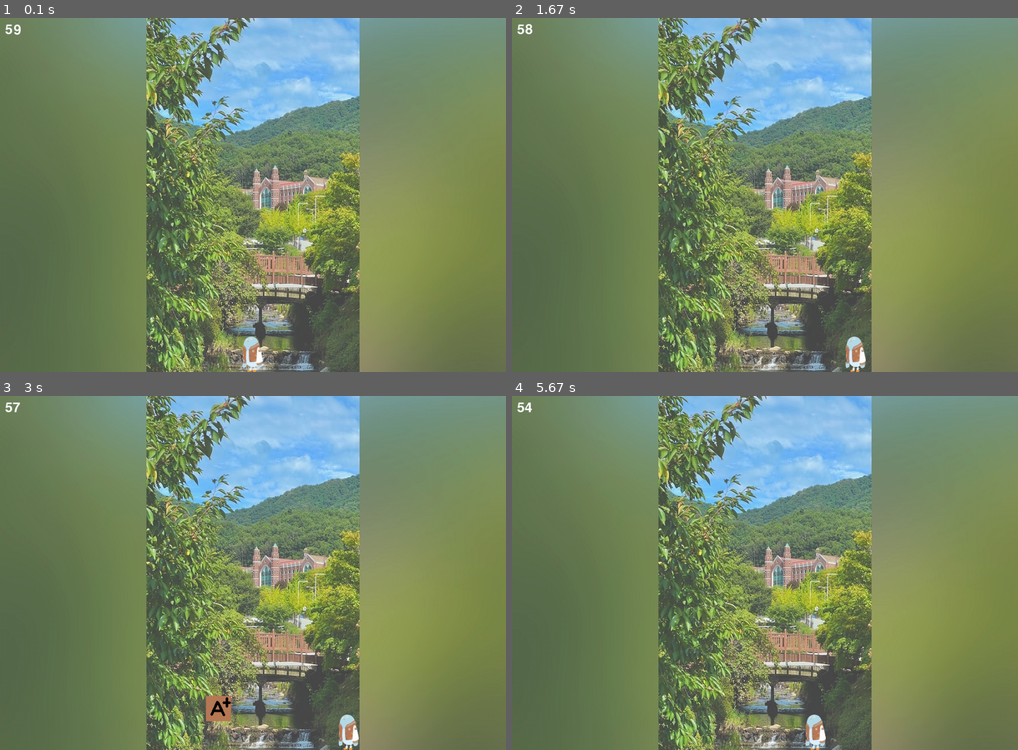
Above: before the commit, frames 1-4 (two rows, left to right).
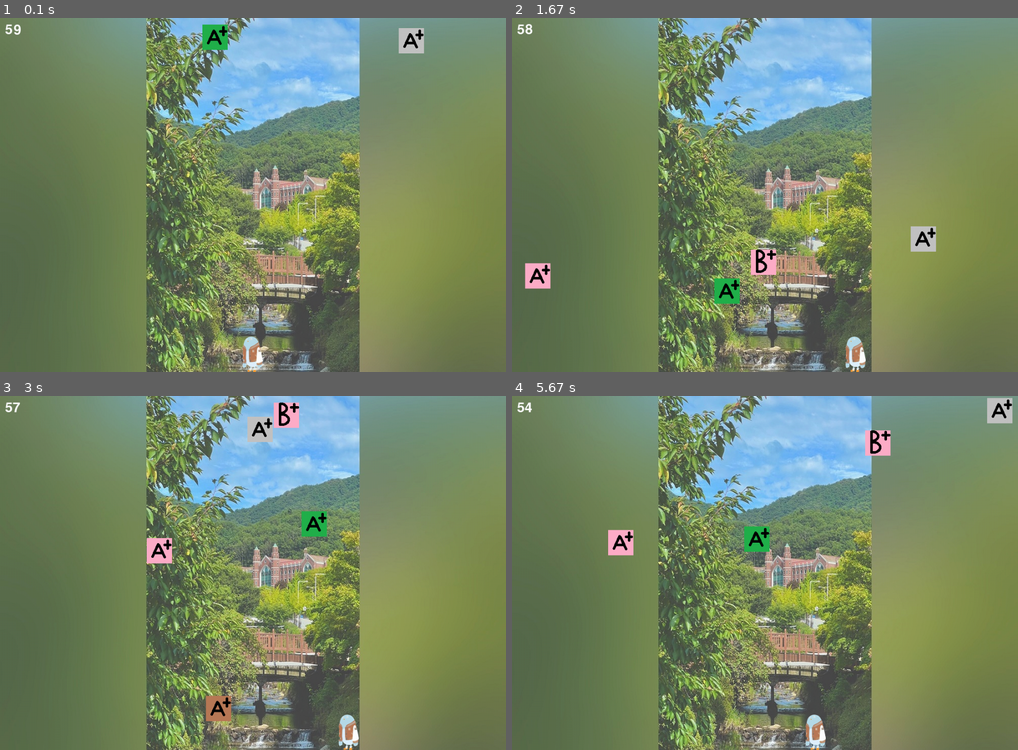
Above: after the commit, the same moments.

Repository: Burna0912/team_project
Game: pygame game, started from workspace/boo_pygame.py
Same seed, same stepped clock (60 frames per second), same inputs: the game is played once before the commit and once after it.
Inputs:
- Up to frame 1 (0.1 s): no input
- Up to frame 2 (1.67 s): hold Right 0.33-0.8 s; hold Right 0.83-1.3 s; hold Left from 1.33 s (still down)
- Up to frame 3 (3 s): release Left at 1.87 s; hold Left 1.9-2.3 s; hold Right 2.33-2.97 s
- Up to frame 4 (5.67 s): hold Left 3-3.47 s; hold Right 3.5-3.97 s; hold Right 4-4.47 s; hold Left 4.5-5.03 s; hold Left 5.07-5.47 s; hold Right from 5.5 s (still down)

The runs differ from the first frame. In frame 1, 0.7% of the frame differs, in the area x 40-84%, y 1-10%; in frame 2, 1.5%, in the area x 2-84%, y 58-81%; in frame 3, 1.4%; in frame 4, 1.5%.

Commit message:
grade falling add

Diff:
--- a/workspace/boo_pygame.py
+++ b/workspace/boo_pygame.py
@@ -41,6 +41,38 @@
 A_x_pos = random.randint(0, screen_width - A_width)
 A_y_pos = random.randint(-1000, 0)
 A_speed = 0.5
+
+B = pygame.image.load("./../resource/images/scores/spring_A.png")
+B_size = B.get_rect().size # 이미지의 크기를 구해옴
+B_width = B_size[0] # 캐릭터의 가로 크기
+B_height = B_size[1] # 캐릭터의 세로 크기
+B_x_pos = random.randint(0, screen_width - B_width)
+B_y_pos = random.randint(-500, 0)
+B_speed = 0.43
+
+C = pygame.image.load("./../resource/images/scores/spring_B.png")
+C_size = C.get_rect().size # 이미지의 크기를 구해옴
+C_width = C_size[0] # 캐릭터의 가로 크기
+C_height = C_size[1] # 캐릭터의 세로 크기
+C_x_pos = random.randint(0, screen_width - C_width)
+C_y_pos = random.randint(-250, 0)
+C_speed = 0.37
+
+D = pygame.image.load("./../resource/images/scores/summer_A.png")
+D_size = D.get_rect().size # 이미지의 크기를 구해옴
+D_width = D_size[0] # 캐릭터의 가로 크기
+D_height = D_size[1] # 캐릭터의 세로 크기
+D_x_pos = random.randint(0, screen_width - D_width)
+D_y_pos = random.randint(-120, 0)
+D_speed = 0.32
+
+F = pygame.image.load("./../resource/images/scores/winter_A.png")
+F_size = F.get_rect().size # 이미지의 크기를 구해옴
+F_width = F_size[0] # 캐릭터의 가로 크기
+F_height = F_size[1] # 캐릭터의 세로 크기
+F_x_pos = random.randint(0, screen_width - F_width)
+F_y_pos = 0
+F_speed = 0.25
 
 # 이동 좌표 설정
 to_x, to_y = 0, 0
@@ -95,6 +127,26 @@
         A_y_pos = random.randint(-1000, 0)
         A_x_pos = random.randint(0, screen_width - A_width)
 
+    B_y_pos += B_speed * dt
+    if B_y_pos > screen_height:
+        B_y_pos = random.randint(-500, 0)
+        B_x_pos = random.randint(0, screen_width - B_width)
+
+    C_y_pos += C_speed * dt
+    if C_y_pos > screen_height:
+        C_y_pos = random.randint(-250, 0)
+        C_x_pos = random.randint(0, screen_width - C_width)
+
+    D_y_pos += D_speed * dt
+    if D_y_pos > screen_height:
+        D_y_pos = random.randint(-125, 0)
+        D_x_pos = random.randint(0, screen_width - D_width)
+
+    F_y_pos += F_speed * dt
+    if F_y_pos > screen_height:
+        F_y_pos = 0
+        F_x_pos = random.randint(0, screen_width - F_width)
+
 
     # 학점 위치 정의 (A+, B+, C+, D+, F마다 다르게 설정)
 
@@ -116,6 +168,10 @@
 
     screen.blit(BOO_brown, (BOO_x_position,BOO_y_position)) #부를 화면에 출력
     screen.blit(A, (A_x_pos, A_y_pos))
+    screen.blit(B, (B_x_pos, B_y_pos))
+    screen.blit(C, (C_x_pos, C_y_pos))
+    screen.blit(D, (D_x_pos, D_y_pos))
+    screen.blit(F, (F_x_pos, F_y_pos))
 
 
 
